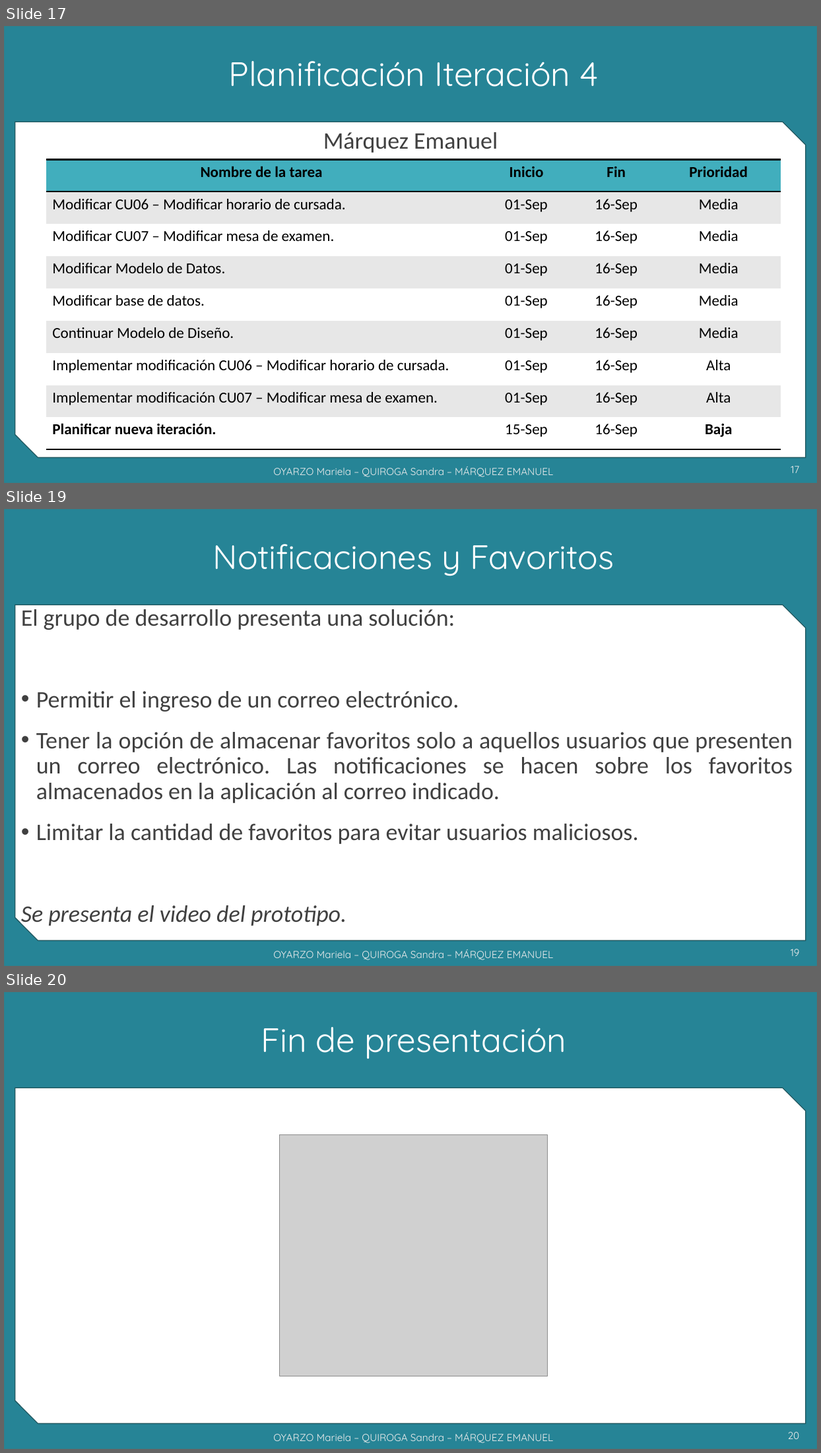
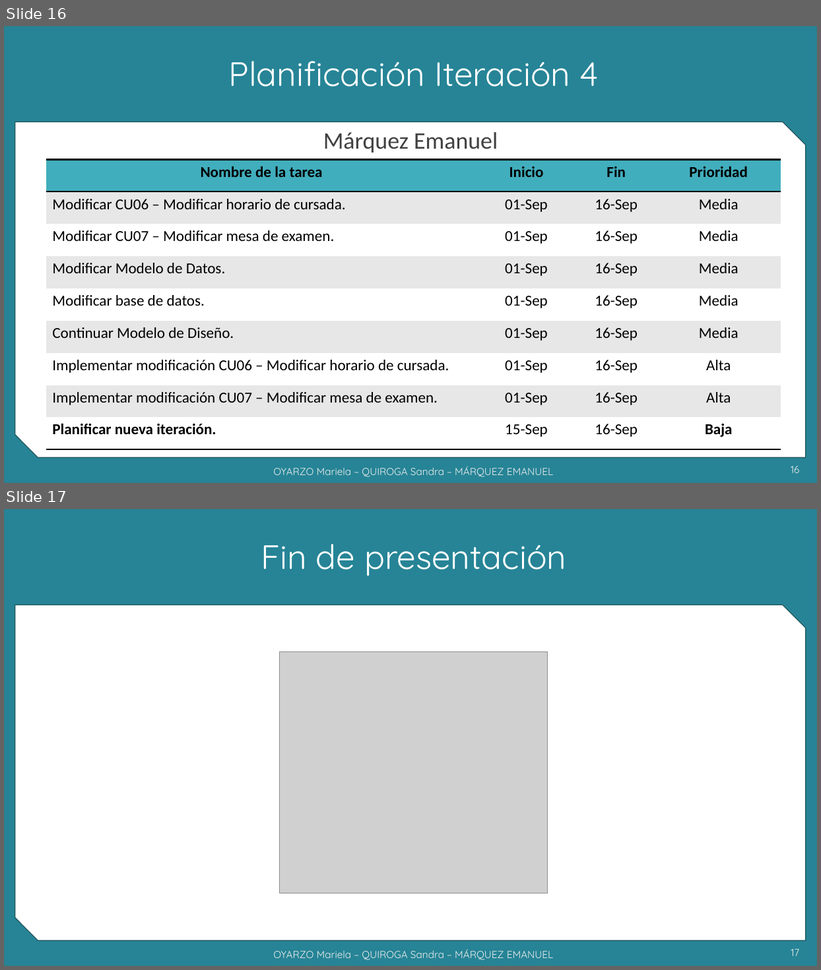
Before and after one commit to grupoyenu/yenu, a slide deck: 08. Presentaciones/Presentación 10 - 21.11.19.pptx. Shown one above the other, each under a label of ours: slides 17, 19 and 20 before the commit, slides 16 and 17 after it; the slides between them are not shown. The pictures are 821x1453 and 821x970 pixels, drawn with LibreOffice and Linux fonts; fonts in the diff are those of the drawing; grey boxes stand for pictures; background and template pictures are left out. Boxes give left, top, right and bottom in pixels: in the first picture for what was removed or moved away, otherwise in the second. Text is boxed around its words. In the diff, an @@ line names an element or a change of style, - is before the commit and + after.

```diff
--- a/08. Presentaciones/Presentación 10 - 21.11.19.pptx
+++ b/08. Presentaciones/Presentación 10 - 21.11.19.pptx
@@ slide 19 removed at (x1=4, y1=509, x2=817, y2=966), background #F2F2F2; not listed: 2 template elements that a slide beside it also shows @@
@@ title removed at (x1=213, y1=544, x2=614, y2=576) @@
-Notificaciones y Favoritos
@@ text removed at (x1=21, y1=609, x2=793, y2=928) @@
-El grupo de desarrollo presenta una solución:
-• Permitir el ingreso de un correo electrónico.
-• Tener la opción de almacenar favoritos solo a aquellos usuarios que presenten un correo electrónico. Las notificaciones se hacen sobre los favoritos almacenados en la aplicación al correo indicado.
-• Limitar la cantidad de favoritos para evitar usuarios maliciosos.
-Se presenta el video del prototipo.
@@ text removed at (x1=273, y1=950, x2=554, y2=960) @@
-OYARZO Mariela – QUIROGA Sandra – MÁRQUEZ EMANUEL
@@ page number removed at (x1=791, y1=949, x2=800, y2=956) @@
-19
@@ what was slide 17 is now slide 16 @@
@@ page number at (x1=791, y1=466, x2=799, y2=473): text changed @@
-17
+16
@@ what was slide 20 is now slide 17 @@
@@ page number at (x1=791, y1=949, x2=799, y2=956): text changed @@
-20
+17
```
Also in this commit, not shown: 4 slides changed, 2 other slides removed.
